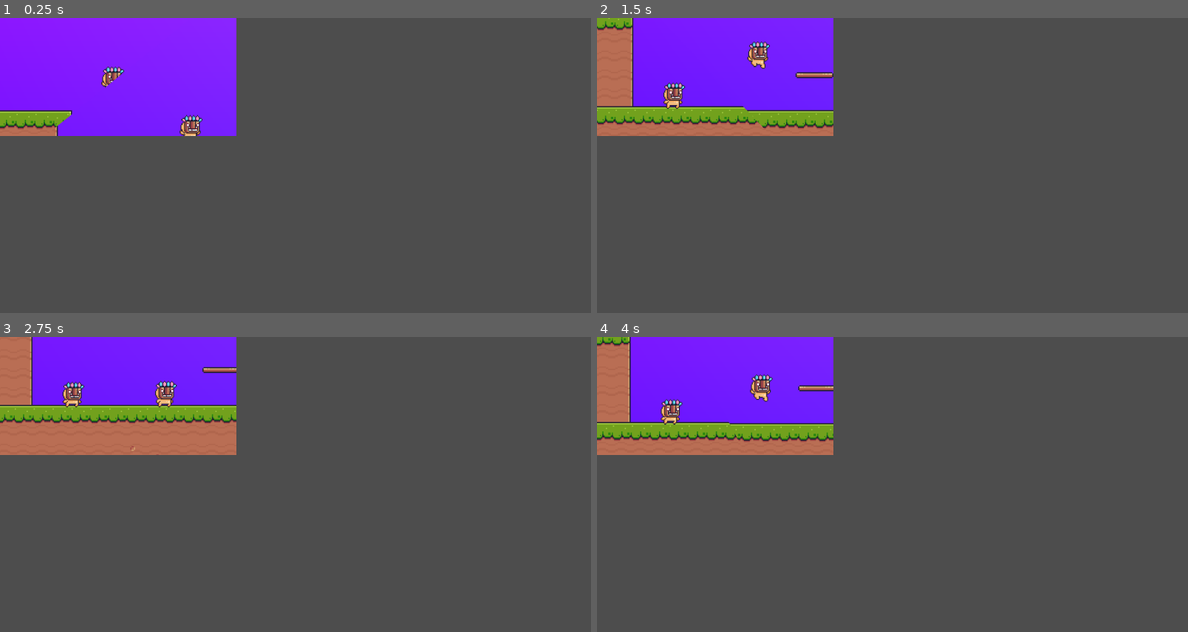
Above: before the commit, frames 1-4 (two rows, left to right).
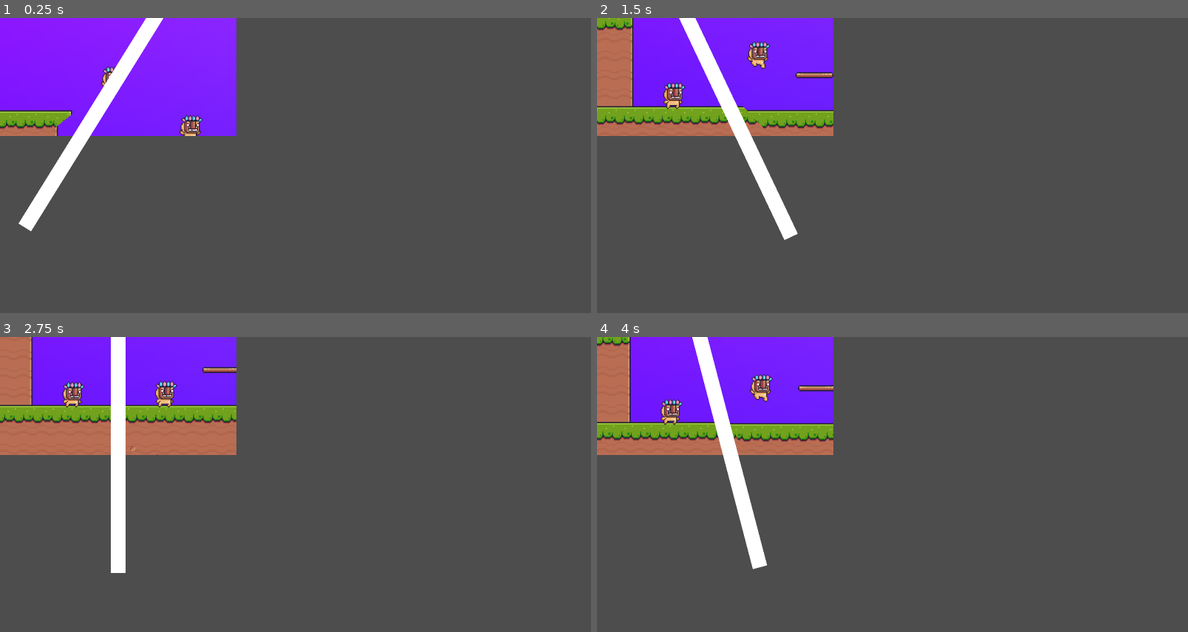
Above: after the commit, the same moments.

Repository: felixmariotto/2d-platformer
Game: Godot game, scene res://game.tscn
The game is run twice, just before and just after one commit, with the same random seed, the same clock (stepped at 60 frames per second) and the same inputs.
Inputs:
- Up to frame 1 (0.25 s): no input
- Up to frame 2 (1.5 s): tap Space (player1_jump) at 0.77 s
- Up to frame 3 (2.75 s): tap Space (player1_jump) at 1.52 s
- Up to frame 4 (4 s): tap Space (player1_jump) at 3.02, 3.77 s

The runs differ from the first frame. In frame 1, 2.2% of the frame differs, in the area x 3-28%, y 0-73%; in frame 2, 2.1%; in frame 3, 2.0%; in frame 4, 2.1%.

Commit message:
create a rectangle to draw a line between the viewports. Still buggy

Diff:
--- a/camera_2d.gd
+++ b/camera_2d.gd
@@ -11,18 +11,23 @@
 
 # Called every frame. 'delta' is the elapsed time since the previous frame.
 func _process(_delta: float) -> void:
-	var viewportRect = get_viewport_rect().size
-	var playersAxis = ( ( target0.position - target1.position ) / viewportRect ).normalized()
 
+	var playersAxis = get_players_axis()
 	var targetPos;
 
 	# if condition is met, then the screen must be split
-	if target0.position.distance_to( target1.position ) > ( playersAxis * viewportRect * 0.5 ).length() :
+	if get_players_max_dist_overflow() > 0 :
 		targetPos = target0.position
-		var shift = playersAxis * viewportRect * 0.25
+		var shift = playersAxis * get_viewport_rect().size * 0.25
 		targetPos -= shift
 	else:
 		targetPos = ( target0.position + target1.position ) * 0.5
 
 	position = position.lerp( lastPos, 0.1 )
 	lastPos = targetPos
+
+func get_players_axis():
+	return ( ( target0.position - target1.position ) / get_viewport_rect().size ).normalized()
+
+func get_players_max_dist_overflow():
+	return max( 0, target0.position.distance_to( target1.position ) - ( get_players_axis() * get_viewport_rect().size * 0.5 ).length() )
--- a/game.gd
+++ b/game.gd
@@ -22,18 +22,32 @@
 
 func _process(float) -> void:
 
+	var windowSize = get_window().size;
+
 	# stretch each viewport to the window size
 	for player in players:
-		player.viewport.size = get_window().size
+		player.viewport.size = windowSize
 
 	# stretch the view rectangle to the window size
-	$ColorRect.size = get_window().size
+	$ColorRect.size = windowSize
 
 	# update players axis value so that shader can know how to split the screen
 	playersAxis = players[0].player.position - players[1].player.position
 	playersAxis = playersAxis.normalized()
 
-	#
-	$ColorRect.material.set_shader_parameter( "player0pos", players[0].player.position )
-	$ColorRect.material.set_shader_parameter( "player1pos", players[1].player.position )
 	$ColorRect.material.set_shader_parameter( "playersAxis", playersAxis )
+
+	# update the rectangle line to the appropriate size and angle over the split between viewports.
+
+	$ColorRectLine.size.x = 50;
+	$ColorRectLine.size.y = get_window().size.x + get_window().size.y
+
+	var newPos = windowSize * 0.5
+	newPos.x -= $ColorRectLine.size.x / 2.0
+	newPos.y -= $ColorRectLine.size.y / 2.0
+	$ColorRectLine.position = newPos;
+
+	$ColorRectLine.pivot_offset = $ColorRectLine.size / 2.0
+	$ColorRectLine.rotation = playersAxis.angle()
+
+	print( players[0].camera.get_players_max_dist_overflow() )
--- a/game.tscn
+++ b/game.tscn
@@ -7,8 +7,6 @@
 
 [sub_resource type="ShaderMaterial" id="ShaderMaterial_7jktm"]
 shader = ExtResource("4_fc0e3")
-shader_parameter/player0pos = Vector2(0, 0)
-shader_parameter/player1pos = Vector2(0, 0)
 shader_parameter/playersAxis = Vector2(0, 0)
 
 [node name="Game" type="Node2D"]
@@ -41,4 +39,10 @@
 offset_right = 770.0
 offset_bottom = 721.0
 
+[node name="ColorRectLine" type="ColorRect" parent="."]
+offset_left = 914.0
+offset_top = 236.0
+offset_right = 1149.0
+offset_bottom = 621.0
+
 [editable path="SubViewport/Level"]
--- a/splitViewShader.gdshader
+++ b/splitViewShader.gdshader
@@ -2,8 +2,6 @@
 
 uniform sampler2D player0tex;
 uniform sampler2D player1tex;
-uniform vec2 player0pos;
-uniform vec2 player1pos;
 uniform vec2 playersAxis;
 
 void vertex() {
@@ -11,20 +9,13 @@
 }
 
 void fragment() {
-	// convert UV to normalized device coordinates
+
 	vec2 NDC = UV * 2.0 - 1.0;
 
 	if ( dot( NDC, playersAxis ) > 0.0 ) {
 		COLOR = texture( player0tex, UV );
 	} else {
-		// COLOR = texture( player1tex, UV );
 		COLOR = texture( player1tex, UV );
 	}
 
-	// COLOR = vec4( UV, 0.0, 1.0 );
 }
-
-//void light() {
-//	// Called for every pixel for every light affecting the CanvasItem.
-//	// Uncomment to replace the default light processing function with this one.
-//}
